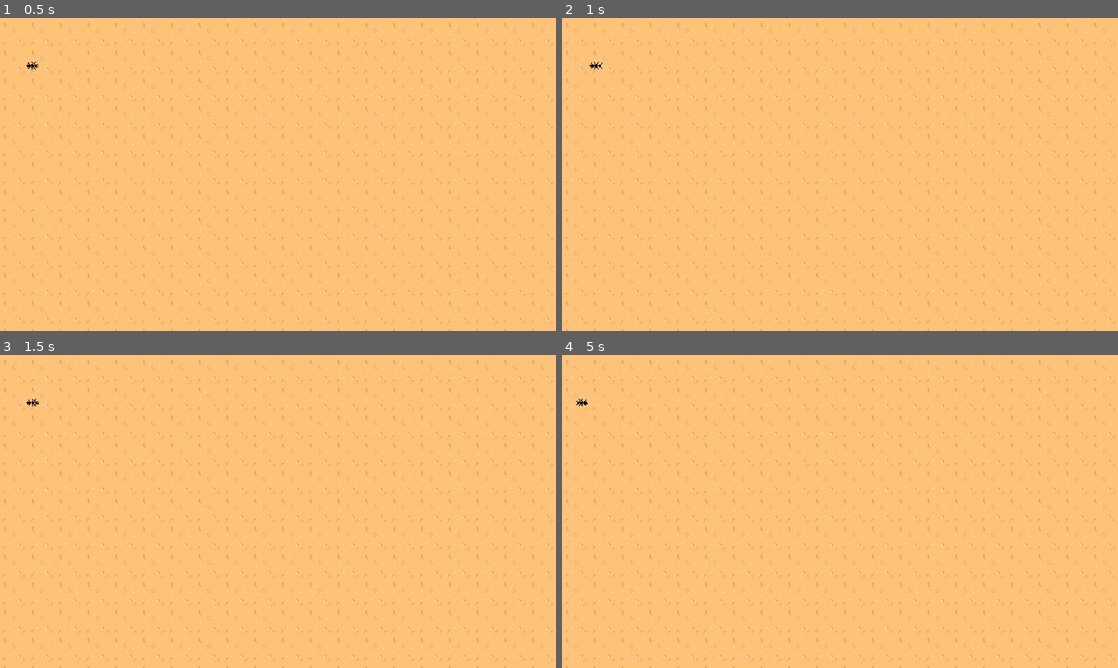
Above: before the commit, frames 1-4 (two rows, left to right).
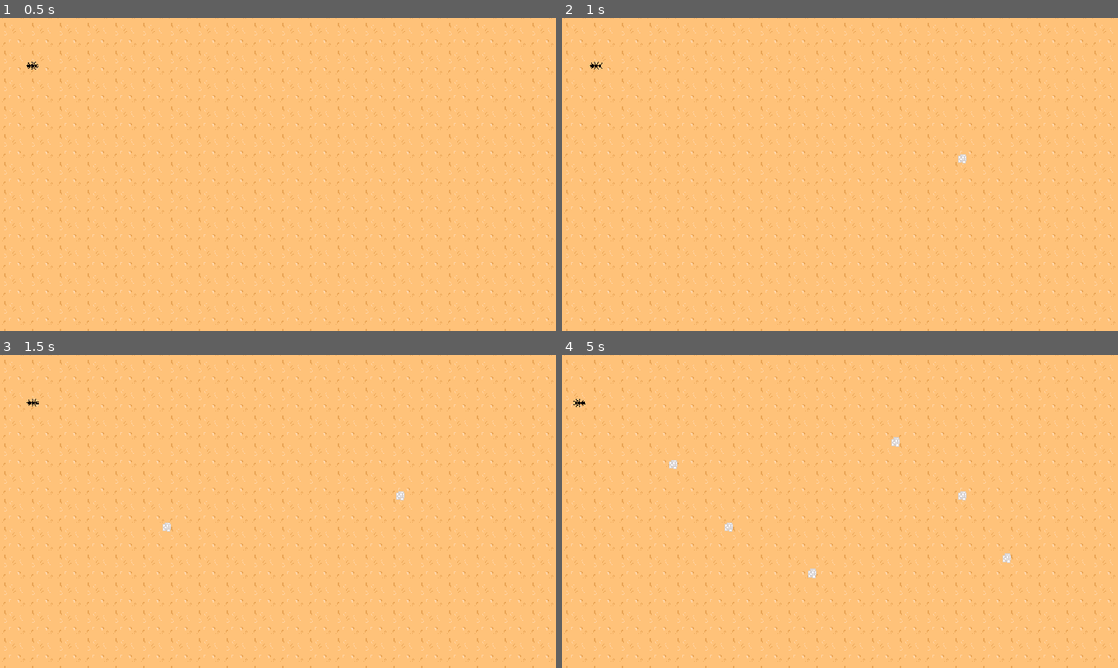
Above: after the commit, the same moments.

Repository: DuGringo/Ants
Game: Godot game, scene res://World.tscn
The game is run twice, just before and just after one commit, with the same random seed, the same clock (stepped at 60 frames per second) and the same inputs.
Inputs (mouse positions are in pixels of both pictures, inside the frame that each line leads up to):
- Up to frame 1 (0.5 s): no input
- Up to frame 2 (1 s): tap Enter at 0.5 s; move the mouse to (962, 158) at 0.52 s; hold Right (ui_right) from 0.53 s (still down); hold J (attack) from 0.53 s (still down); click (962, 158) at 0.8 s
- Up to frame 3 (1.5 s): tap Space at 1.25 s; move the mouse to (166, 527) at 1.27 s; release Right (ui_right) at 1.28 s; release J (attack) at 1.28 s; hold Down (ui_down) from 1.28 s (still down); click (166, 527) at 1.35 s
- Up to frame 4 (5 s): tap J (attack) at 1.55, 3.05, 4.55 s; move the mouse to (895, 442) at 2.02 s; release Down (ui_down) at 2.03 s; hold Right (ui_right) 2.03-2.78 s; hold J (attack) 2.03-2.78 s; click (895, 442) at 2.3 s; move the mouse to (812, 574) at 2.77 s; hold Up (ui_up) 2.78-3.53 s; click (812, 574) at 2.85 s; tap Enter at 3.5 s; move the mouse to (1006, 558) at 3.52 s; hold J (attack) 3.53-4.28 s; hold Left (ui_left) from 3.53 s (still down); click (1006, 558) at 3.8 s; move the mouse to (673, 464) at 4.27 s; click (673, 464) at 4.35 s

Frame 1 is identical in both runs. In frame 2, less than 0.1% of the frame differs, in the area x 4-73%, y 14-47%; in frame 3, less than 0.1%; in frame 4, 0.3%, in the area x 2-81%, y 14-72%.

Commit message:
Add files via upload

Diff:
--- a/Ants/Ant.gd
+++ b/Ants/Ant.gd
@@ -1,8 +1,4 @@
 extends KinematicBody2D
-
-#const ACCELERATION = 800
-#const MAX_SPEED = 100
-#const FRICTION = 500
 
 enum{
 	MOVE,
@@ -19,11 +15,16 @@
 onready var animTree = $AnimationTree
 onready var animState = animTree.get("parameters/playback")
 onready var stat = $Stats
+#Finding
+onready var detectionZone = $DetectionZone
+#Attack
+onready var detectionZone2 = $DetectionZone2
 
 func _physics_process(delta):
 	match state:
 		MOVE:
 			move_state(delta)
+			seek_zone()
 
 		ATTACK:
 			attack_state(delta)
@@ -32,8 +33,18 @@
 			eat_state(delta)
 
 		CHASE:
-			chase_state(delta)
+			var object = detectionZone.object
+			if object != null:
+				var direction = (object.global_position - global_position).normalized()
+				velocity = velocity.move_toward(direction* stat.MAX_SPEED, stat.ACCELERATION * delta)
+				animState.travel("Walk")
+				look_at(velocity * 10000)
+				should_attack()
 
+
+
+
+	velocity = move_and_slide(velocity)
 
 func move_state(delta):
 	var input_vector = Vector2.ZERO
@@ -52,6 +63,7 @@
 
 	move_and_collide(velocity * delta)
 
+
 	if Input.is_action_pressed("attack"):
 		state = ATTACK
 
@@ -59,11 +71,31 @@
 	animState.travel("Attack")
 	velocity = Vector2.ZERO
 
+
+
+func eat_state(delta):
+
+	var food = detectionZone2.object
+
+	if food != null:
+		animState.travel("Attack")
+		velocity = Vector2.ZERO
+
+
+
+
+
+
+
+func chase_state(delta):
+	pass
+
 func attack_animation_finished():
 	state = MOVE
 
-func eat_state(delta):
-	pass
-
-func chase_state(delta):
-	pass
+func seek_zone():
+	if detectionZone.can_see_object():
+		state = CHASE
+func should_attack():
+	if detectionZone2.can_see_object():
+		state = EAT
--- a/Ants/Ant.tscn
+++ b/Ants/Ant.tscn
@@ -1,9 +1,10 @@
-[gd_scene load_steps=25 format=2]
+[gd_scene load_steps=28 format=2]
 
 [ext_resource path="res://Ant.gd" type="Script" id=1]
 [ext_resource path="res://Ants Resorce/Animations/Ant Spritesheet.png" type="Texture" id=2]
 [ext_resource path="res://Stats.tscn" type="PackedScene" id=3]
 [ext_resource path="res://Zones/DetectionZone.tscn" type="PackedScene" id=4]
+[ext_resource path="res://Zones/Hitbox.tscn" type="PackedScene" id=5]
 
 [sub_resource type="CapsuleShape2D" id=1]
 radius = 4.82265
@@ -38,6 +39,30 @@
 "method": "attack_animation_finished"
 } ]
 }
+tracks/2/type = "value"
+tracks/2/path = NodePath("Hitbox/CollisionShape2D:disabled")
+tracks/2/interp = 1
+tracks/2/loop_wrap = true
+tracks/2/imported = false
+tracks/2/enabled = true
+tracks/2/keys = {
+"times": PoolRealArray( 0.1, 0.5, 0.8 ),
+"transitions": PoolRealArray( 1, 1, 1 ),
+"update": 1,
+"values": [ true, false, true ]
+}
+tracks/3/type = "value"
+tracks/3/path = NodePath("DetectionZone/CollisionShape2D:disabled")
+tracks/3/interp = 1
+tracks/3/loop_wrap = true
+tracks/3/imported = false
+tracks/3/enabled = true
+tracks/3/keys = {
+"times": PoolRealArray( 0.1, 0.5, 0.8 ),
+"transitions": PoolRealArray( 1, 1, 1 ),
+"update": 1,
+"values": [ false, true, false ]
+}
 
 [sub_resource type="Animation" id=3]
 resource_name = "Idle"
@@ -167,7 +192,15 @@
 [sub_resource type="AnimationNodeStateMachinePlayback" id=24]
 
 [sub_resource type="ConvexPolygonShape2D" id=32]
-points = PoolVector2Array( 0, 0, 150, -45, 150, 45 )
+points = PoolVector2Array( -7, 0, 150, -45, 150, 45 )
+
+[sub_resource type="CapsuleShape2D" id=34]
+radius = 2.85235
+height = 6.14032
+
+[sub_resource type="CapsuleShape2D" id=33]
+radius = 2.67014
+height = 5.30323
 
 [node name="Ant" type="KinematicBody2D"]
 light_mask = -2147483647
@@ -201,10 +234,33 @@
 frame = 49
 
 [node name="Stats" parent="." instance=ExtResource( 3 )]
+MAX_HP = 3
+CUR_HP = 3
+MAX_SPEED = 50
 
 [node name="DetectionZone" parent="." instance=ExtResource( 4 )]
 
 [node name="CollisionShape2D" parent="DetectionZone" index="0"]
 shape = SubResource( 32 )
 
+[node name="Hitbox" parent="." instance=ExtResource( 5 )]
+collision_layer = 0
+collision_mask = 64
+
+[node name="CollisionShape2D" parent="Hitbox" index="0"]
+position = Vector2( 9.01018, 0.333712 )
+shape = SubResource( 34 )
+disabled = true
+
+[node name="DetectionZone2" parent="." instance=ExtResource( 4 )]
+collision_mask = 8
+
+[node name="CollisionShape2D" parent="DetectionZone2" index="0"]
+position = Vector2( 9.19238, 0.176777 )
+shape = SubResource( 33 )
+
 [editable path="DetectionZone"]
+
+[editable path="Hitbox"]
+
+[editable path="DetectionZone2"]
--- /dev/null
+++ b/Ants/Food.gd
@@ -0,0 +1,15 @@
+extends KinematicBody2D
+
+onready var stat = $Stats
+
+
+
+
+func _on_HurtBox_area_entered(area):
+	stat.CUR_HP -= 1
+
+
+
+
+func _on_Stats_no_health():
+	queue_free()
--- /dev/null
+++ b/Ants/Food.tscn
@@ -0,0 +1,44 @@
+[gd_scene load_steps=7 format=2]
+
+[ext_resource path="res://Ants Resorce/Food/Sugar.png" type="Texture" id=1]
+[ext_resource path="res://Zones/HurtBox.tscn" type="PackedScene" id=2]
+[ext_resource path="res://Food.gd" type="Script" id=3]
+[ext_resource path="res://Stats.tscn" type="PackedScene" id=4]
+
+[sub_resource type="RectangleShape2D" id=1]
+extents = Vector2( 4.87636, 5.44053 )
+
+[sub_resource type="CircleShape2D" id=2]
+radius = 6.63289
+
+[node name="Food" type="KinematicBody2D"]
+collision_layer = 8
+collision_mask = 0
+script = ExtResource( 3 )
+__meta__ = {
+"_edit_lock_": true
+}
+
+[node name="YSort" type="YSort" parent="."]
+
+[node name="CollisionShape2D" type="CollisionShape2D" parent="."]
+shape = SubResource( 1 )
+
+[node name="Sprite" type="Sprite" parent="."]
+texture = ExtResource( 1 )
+offset = Vector2( 2, -4 )
+
+[node name="HurtBox" parent="." instance=ExtResource( 2 )]
+collision_layer = 64
+collision_mask = 0
+
+[node name="CollisionShape2D" parent="HurtBox" index="0"]
+shape = SubResource( 2 )
+
+[node name="Stats" parent="." instance=ExtResource( 4 )]
+MAX_HP = 2
+CUR_HP = 2
+[connection signal="area_entered" from="HurtBox" to="." method="_on_HurtBox_area_entered"]
+[connection signal="no_health" from="Stats" to="." method="_on_Stats_no_health"]
+
+[editable path="HurtBox"]
--- a/Ants/Stats.gd
+++ b/Ants/Stats.gd
@@ -1,7 +1,7 @@
 extends Node2D
 
-export var Max_HP = 1
-export var Cur_HP = 1
+export var MAX_HP = 1
+export var CUR_HP = 1 setget set_health
 export var ACCELERATION = 800
 export var MAX_SPEED = 100
 export var FRICTION = 500
@@ -14,11 +14,25 @@
 export var LEVEL = 1
 export var EXPERIENCE = 0
 
-export var HUNGER = 1
-export var THIRST = 1
+export var HUNGER = 1 setget set_hunger
+export var THIRST = 1 setget set_thirst
 
-func _process(delta):
+signal no_health
+signal is_hungry
+signal is_thirsty
+
+func set_health(value):
+	CUR_HP = value
+	if CUR_HP <= 0 :
+		CUR_HP = 0
+		emit_signal("no_health")
+
+func set_hunger(value):
+	HUNGER = value
 	if HUNGER < 1 : HUNGER = 1
 	if HUNGER > 100 : HUNGER = 100
+
+func set_thirst(value):
+	THIRST = value
 	if THIRST < 1 : THIRST = 1
 	if THIRST > 100: HUNGER = 100
--- /dev/null
+++ b/Ants/World.gd
@@ -0,0 +1,11 @@
+extends Node2D
+
+
+
+func _physics_process(delta):
+	if Input.is_action_just_pressed("ui_click"):
+		var FoodCube = load("res://Food.tscn")
+		var foodCube = FoodCube.instance()
+		var world = get_tree().current_scene
+		world.add_child(foodCube)
+		foodCube.global_position = get_global_mouse_position()
--- a/Ants/World.tscn
+++ b/Ants/World.tscn
@@ -2,10 +2,10 @@
 
 [ext_resource path="res://Ant.tscn" type="PackedScene" id=1]
 [ext_resource path="res://Ants Resorce/Tiles/Sand Tile.png" type="Texture" id=2]
-
-[sub_resource type="AnimationNodeStateMachinePlayback" id=1]
+[ext_resource path="res://World.gd" type="Script" id=4]
 
 [node name="World" type="Node2D"]
+script = ExtResource( 4 )
 __meta__ = {
 "_edit_lock_": true
 }
@@ -21,8 +21,3 @@
 
 [node name="Ant" parent="." instance=ExtResource( 1 )]
 position = Vector2( 36.4181, 54.8601 )
-
-[node name="AnimationTree" parent="Ant" index="2"]
-parameters/playback = SubResource( 1 )
-
-[editable path="Ant"]
--- /dev/null
+++ b/Ants/Zones/Hitbox.tscn
@@ -0,0 +1,5 @@
+[gd_scene format=2]
+
+[node name="Hitbox" type="Area2D"]
+
+[node name="CollisionShape2D" type="CollisionShape2D" parent="."]
--- /dev/null
+++ b/Ants/Zones/HurtBox.gd
@@ -0,0 +1 @@
+extends Area2D
--- /dev/null
+++ b/Ants/Zones/HurtBox.tscn
@@ -0,0 +1,8 @@
+[gd_scene load_steps=2 format=2]
+
+[ext_resource path="res://Zones/HurtBox.gd" type="Script" id=1]
+
+[node name="HurtBox" type="Area2D"]
+script = ExtResource( 1 )
+
+[node name="CollisionShape2D" type="CollisionShape2D" parent="."]
--- a/Ants/project.godot
+++ b/Ants/project.godot
@@ -70,6 +70,11 @@
 , Object(InputEventKey,"resource_local_to_scene":false,"resource_name":"","device":0,"alt":false,"shift":false,"control":false,"meta":false,"command":false,"pressed":false,"scancode":46,"unicode":0,"echo":false,"script":null)
  ]
 }
+ui_click={
+"deadzone": 0.5,
+"events": [ Object(InputEventMouseButton,"resource_local_to_scene":false,"resource_name":"","device":0,"alt":false,"shift":false,"control":false,"meta":false,"command":false,"button_mask":0,"position":Vector2( 0, 0 ),"global_position":Vector2( 0, 0 ),"factor":1.0,"button_index":1,"pressed":false,"doubleclick":false,"script":null)
+ ]
+}
 
 [layer_names]
 
@@ -79,8 +84,9 @@
 2d_physics/layer_4="Food"
 2d_physics/layer_5="Player Hurtbox"
 2d_physics/layer_6="Enemy Hurtbox"
-2d_physics/layer_7="Pheromone"
-2d_physics/layer_8="Waypoint"
+2d_physics/layer_7="Food Hurtbox"
+2d_physics/layer_8="Pheromone"
+2d_physics/layer_9="Waypoint"
 
 [rendering]
 
Binary file added: Ants/Ants Resorce/Food/Sugar.png
Not shown, added: Ants/Ants Resorce/Food/Sugar.png.import
